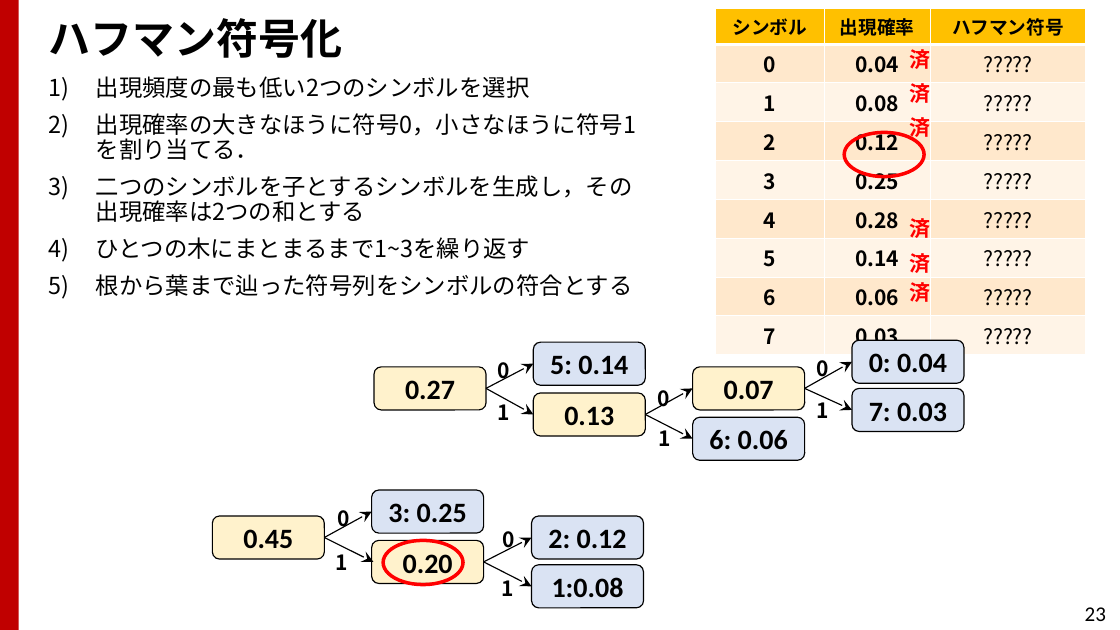
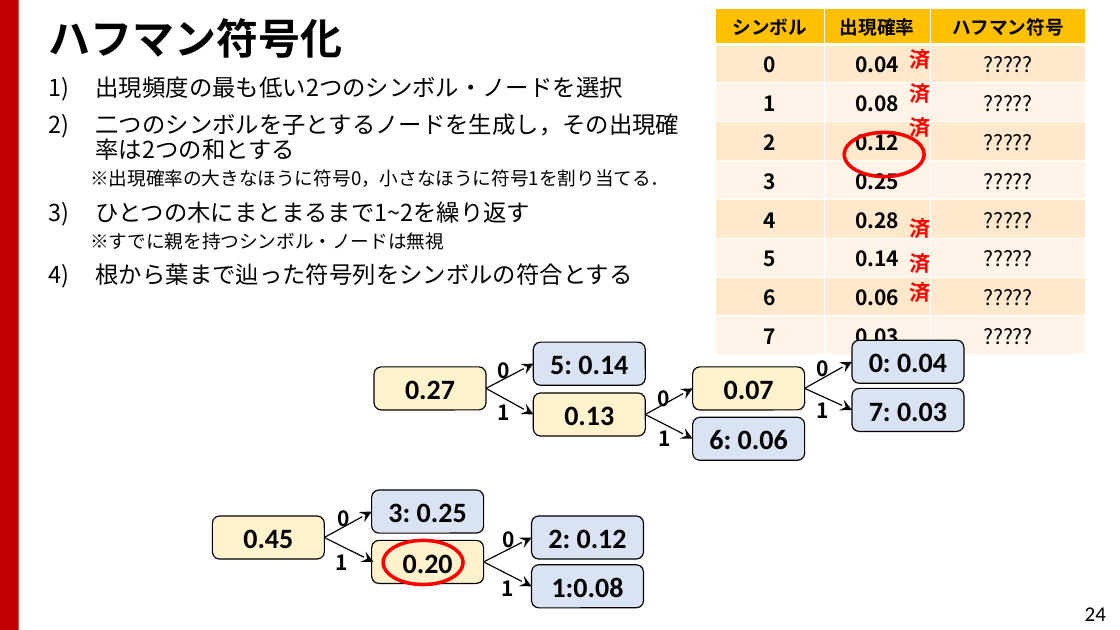
Before and after one commit to TakashiIjiri/TakashiIjiri.github.io, a slide deck: slide 24 of classes/dm2022/dm08.pptx (slide 23 before the commit). Drawn at 1120x630 pixels with LibreOffice and Linux fonts; fonts in the diff are those of the drawing. Boxes give left, top, right and bottom in pixels: in the first picture for what was removed or moved away, otherwise in the second. Text is boxed around its words. In the diff, an @@ line names an element or a change of style, - is before the commit and + after.

```diff
--- a/classes/dm2022/dm08.pptx
+++ b/classes/dm2022/dm08.pptx
@@ text at (90,76,680,250): text changed @@
-1) 出現頻度の最も低い2つのシンボルを選択
-2) 出現確率の大きなほうに符号0，小さなほうに符号1を割り当てる．
-3) 二つのシンボルを子とするシンボルを生成し，その出現確率は2つの和とする
-4) ひとつの木にまとまるまで1~3を繰り返す
+1) 出現頻度の最も低い2つのシンボル・ノードを選択
+2) 二つのシンボルを子とするノードを生成し，その出現確率は2つの和とする
+  ※出現確率の大きなほうに符号0，小さなほうに符号1を割り当てる．
+3) ひとつの木にまとまるまで1~2を繰り返す
+  ※すでに親を持つシンボル・ノードは無視
@@ page number at (1085,607,1106,621): text changed @@
-23
+24
```
Also in this commit, not shown: 7 other slides changed, 2 slides added, 1 other file.
